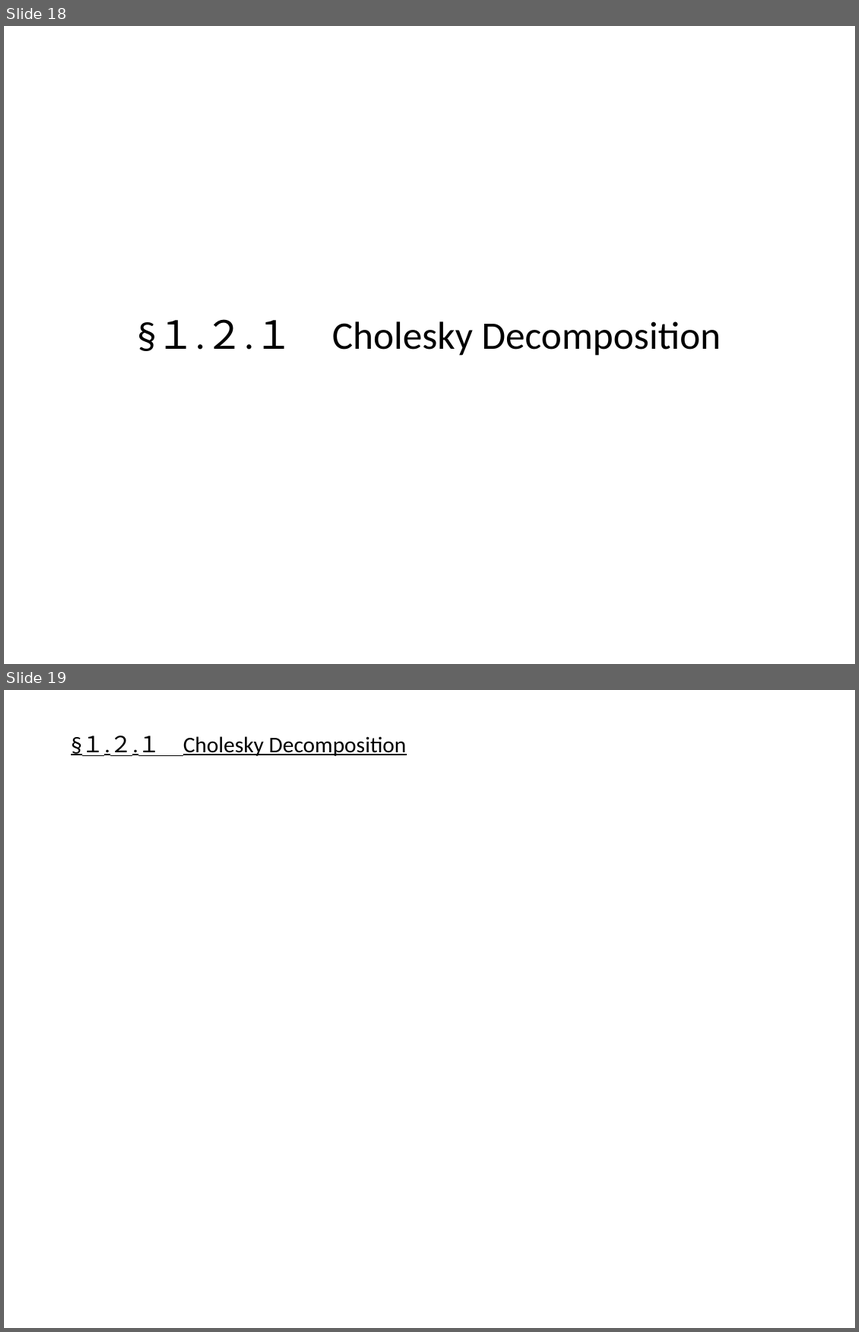
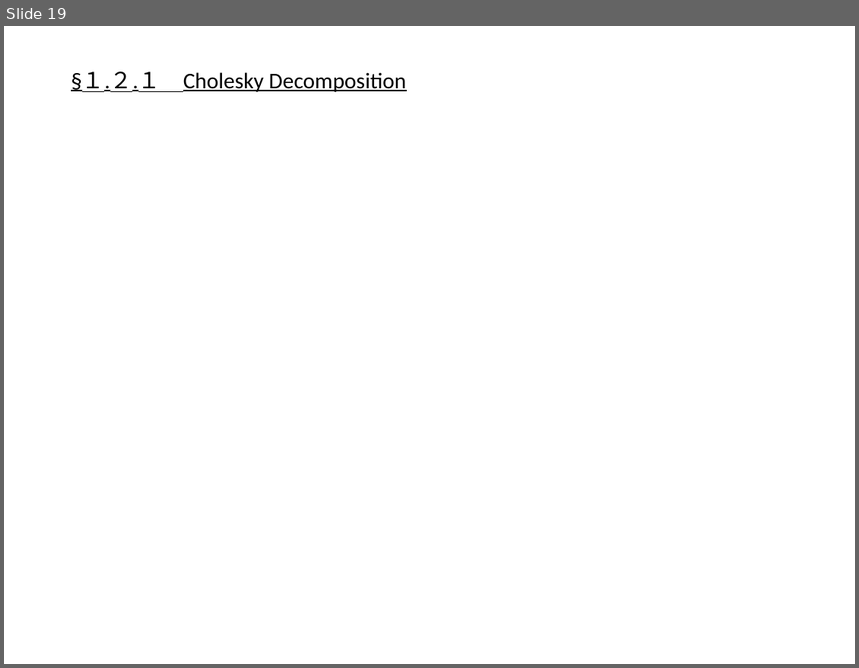
Before and after one commit to outk/graduate_thesis, a slide deck: 量子状態トモグラフィー.pptx. Shown one above the other, each under a label of ours: slides 18 and 19 before the commit, slide 19 after it. The pictures are 859x1332 and 859x668 pixels, drawn with LibreOffice and Linux fonts; fonts in the diff are those of the drawing; grey boxes stand for pictures. Boxes give left, top, right and bottom in pixels: in the first picture for what was removed or moved away, otherwise in the second. Text is boxed around its words. In the diff, an @@ line names an element or a change of style, - is before the commit and + after.

```diff
--- a/量子状態トモグラフィー.pptx
+++ b/量子状態トモグラフィー.pptx
@@ slide 18 removed at (4, 26, 855, 664), background #FFFFFF @@
@@ title removed at (137, 319, 721, 356) @@
-§１.２.１ Cholesky Decomposition
```
Also in this commit, not shown: 8 slides changed, 3 slides added, 1 other slide removed, 2 other files.
